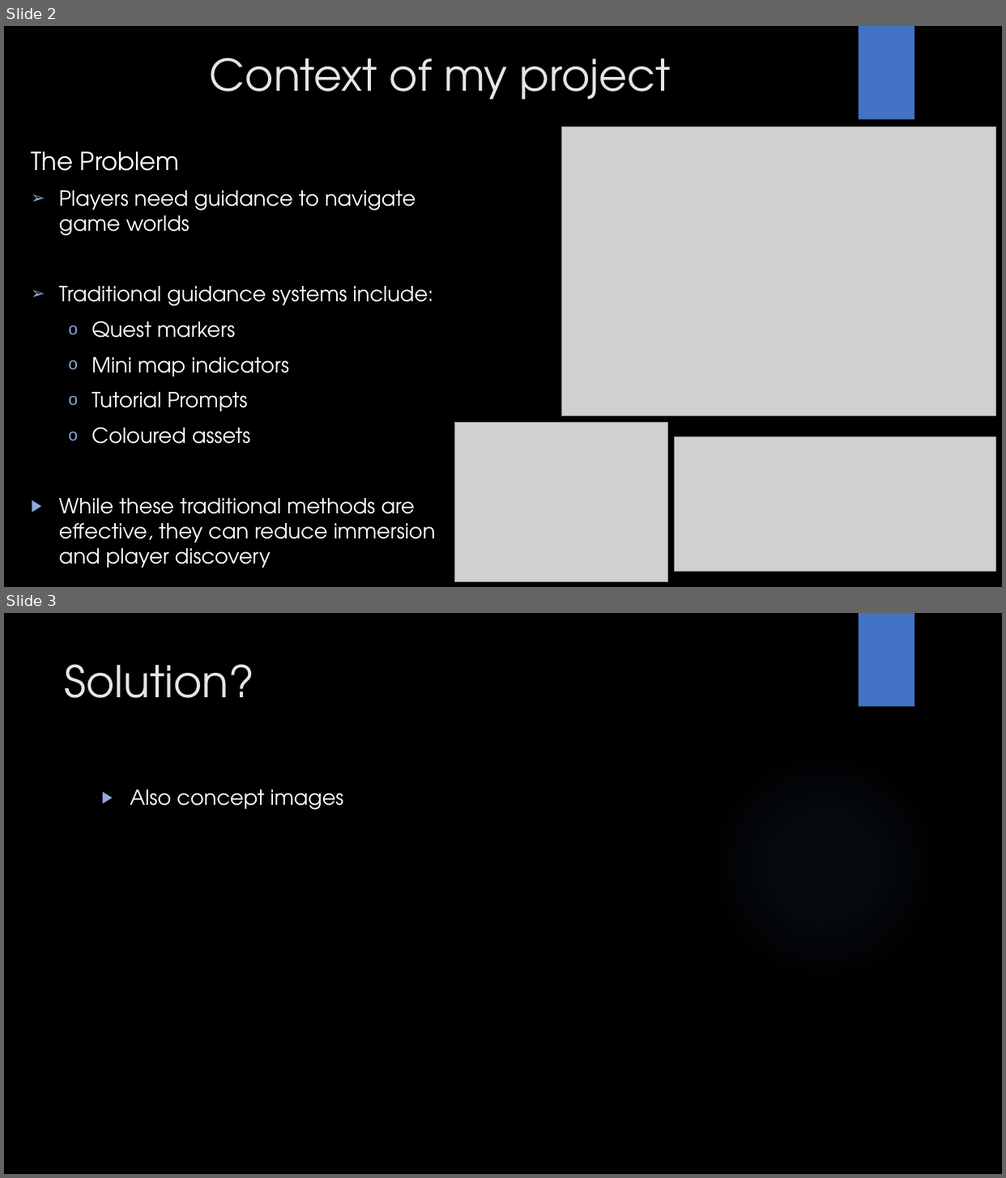
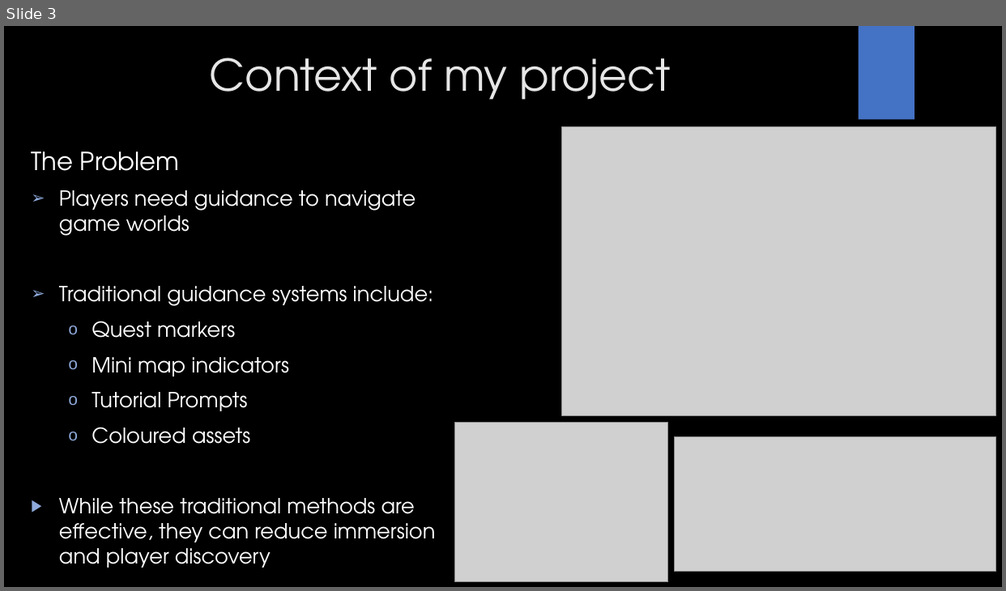
Before and after one commit to Mdot5596/MA-Dissertation, a slide deck: Project Proposal/GAM708 Proposal Presentation.pptx. Shown one above the other, each under a label of ours: slides 2 and 3 before the commit, slide 3 after it. The pictures are 1006x1178 and 1006x591 pixels, drawn with LibreOffice and Linux fonts; fonts in the diff are those of the drawing; grey boxes stand for pictures; background and template pictures are left out. Boxes give left, top, right and bottom in pixels: in the first picture for what was removed or moved away, otherwise in the second. Text is boxed around its words. In the diff, an @@ line names an element or a change of style, - is before the commit and + after.

```diff
--- a/Project Proposal/GAM708 Proposal Presentation.pptx
+++ b/Project Proposal/GAM708 Proposal Presentation.pptx
@@ slide 3 removed at <box>4,613,1002,1174</box>, background picture (left out); not listed: 1 template element that a slide beside it also shows @@
@@ title removed at <box>65,664,255,698</box> @@
-Solution?
@@ ellipse removed at <box>709,750,939,981</box> @@
@@ text removed at <box>130,790,344,810</box> @@
-▶ Also concept images
@@ what was slide 2 is now slide 3 @@
```
Also in this commit, not shown: 2 slides changed, 5 slides added, 5 other slides removed, 2 other files.
